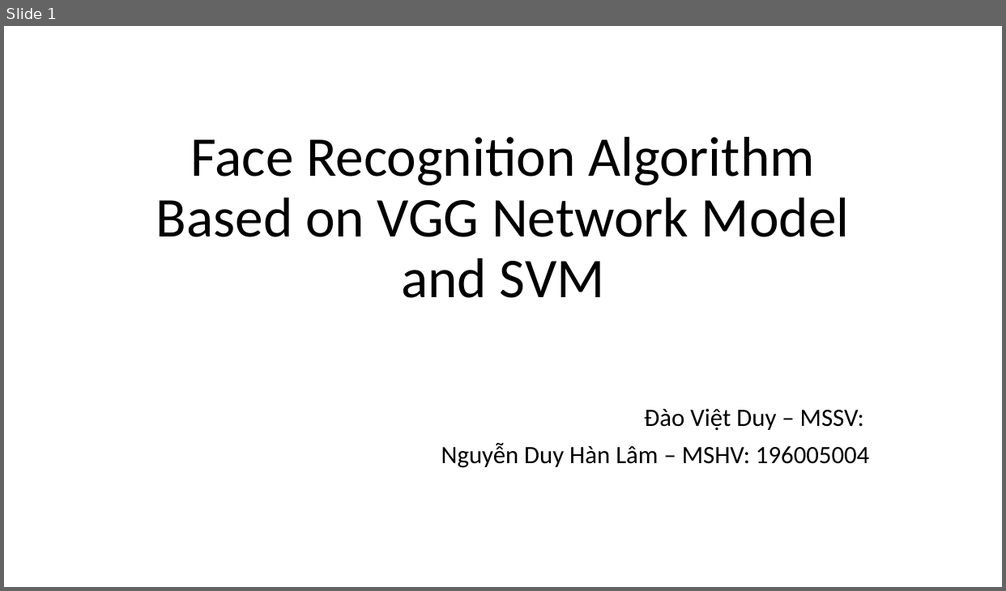
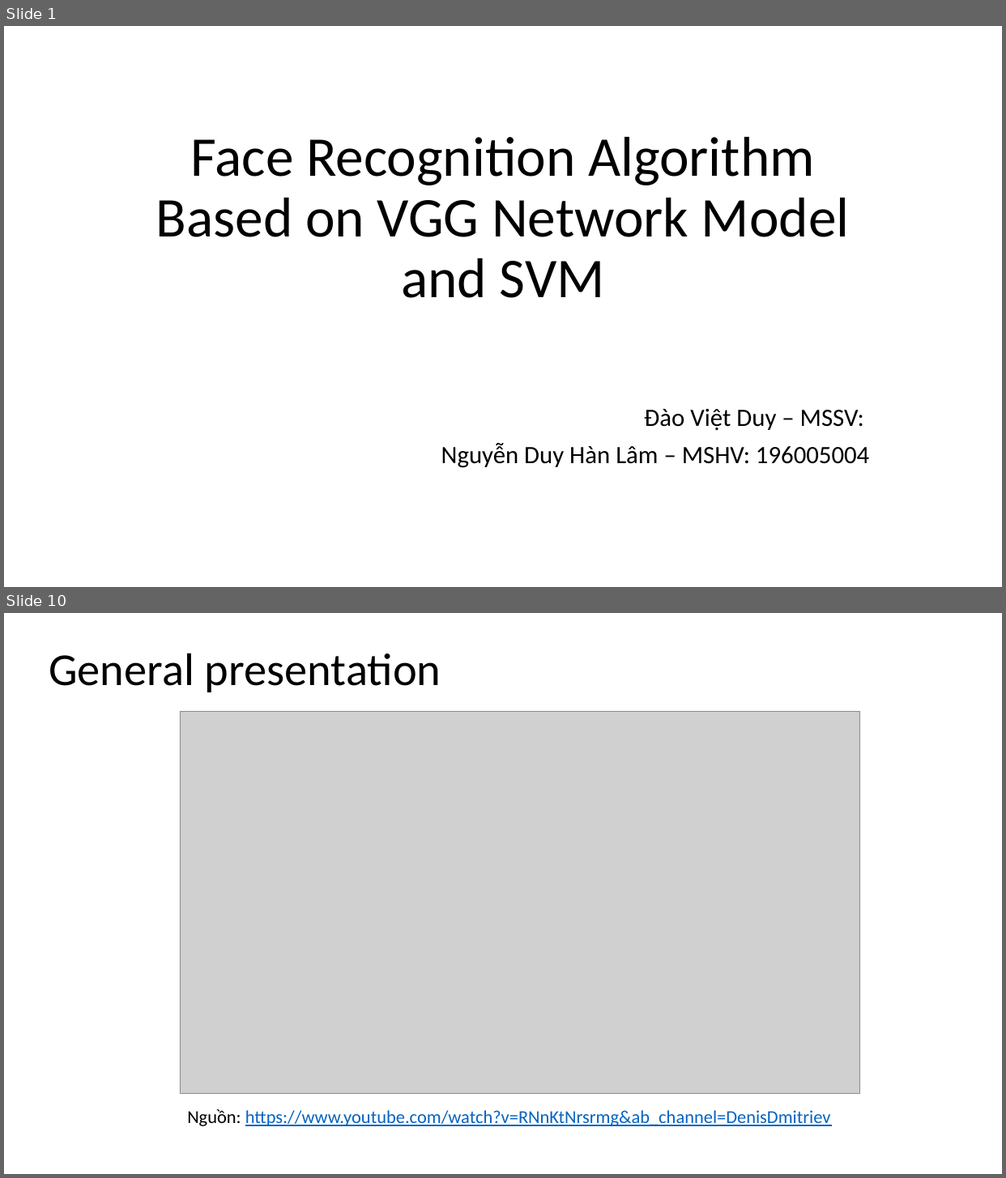
Before and after one commit to nguyenduyhanlam/Computer_vision, a slide deck: Face Recognition Algorithm Based on VGG Network Model.pptx. Shown one above the other, each under a label of ours: slide 1 before the commit, slides 1 and 10 after it; the slides between them are not shown. The pictures are 1006x591 and 1006x1178 pixels, drawn with LibreOffice and Linux fonts; fonts in the diff are those of the drawing; grey boxes stand for pictures. Boxes give left, top, right and bottom in pixels: in the first picture for what was removed or moved away, otherwise in the second. Text is boxed around its words. In the diff, an @@ line names an element or a change of style, - is before the commit and + after.

```diff
--- a/Face Recognition Algorithm Based on VGG Network Model.pptx
+++ b/Face Recognition Algorithm Based on VGG Network Model.pptx
@@ slide 10 added at bbox=[4, 613, 1002, 1174], background #FFFFFF @@
@@ title added at bbox=[49, 653, 441, 692], 44 pt, text #000000 @@
+General presentation
@@ picture added at bbox=[180, 711, 860, 1093] @@
@@ text added at bbox=[187, 1110, 831, 1127], 17.5 pt, text #0563C1, underline @@
+Nguồn: https://www.youtube.com/watch?v=RNnKtNrsrmg&ab_channel=DenisDmitriev
```
Also in this commit, not shown: 1 slide changed, 11 other slides added, 1 other file.
